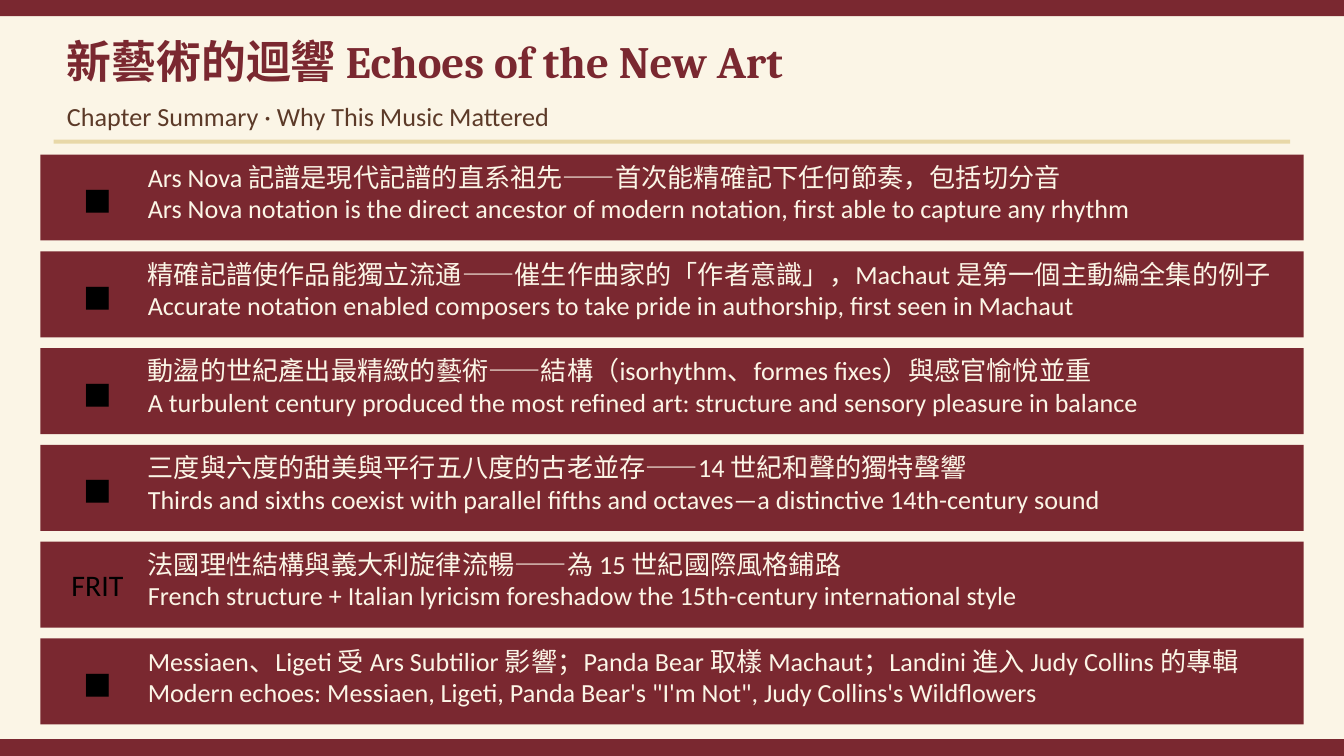
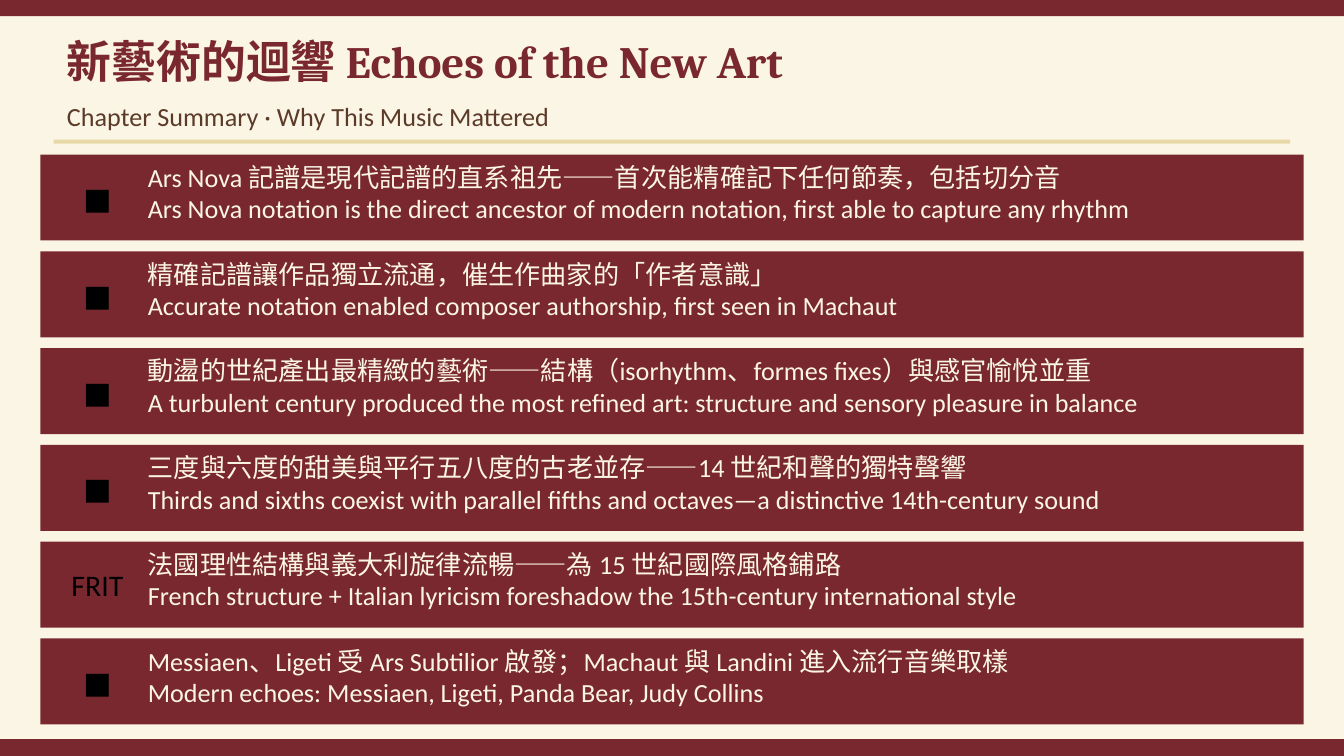
Before and after one commit to ccli-taipower/A_History_of_Western_Music, a slide deck: slide 14 of Ch06_Fourteenth_Century.pptx. Drawn at 1344x756 pixels with LibreOffice and Linux fonts; fonts in the diff are those of the drawing. Boxes give left, top, right and bottom in pixels: in the first picture for what was removed or moved away, otherwise in the second. Text is boxed around its words. In the diff, an @@ line names an element or a change of style, - is before the commit and + after.

```diff
--- a/Ch06_Fourteenth_Century.pptx
+++ b/Ch06_Fourteenth_Century.pptx
@@ text at [148,262,898,320]: text changed @@
-精確記譜使作品能獨立流通——催生作曲家的「作者意識」，Machaut 是第一個主動編全集的例子
-Accurate notation enabled composers to take pride in authorship, first seen in Machaut
+精確記譜讓作品獨立流通，催生作曲家的「作者意識」
+Accurate notation enabled composer authorship, first seen in Machaut
@@ text at [148,649,1009,707]: text changed @@
-Messiaen、Ligeti 受 Ars Subtilior 影響；Panda Bear 取樣 Machaut；Landini 進入 Judy Collins 的專輯
-Modern echoes: Messiaen, Ligeti, Panda Bear's "I'm Not", Judy Collins's Wildflowers
+Messiaen、Ligeti 受 Ars Subtilior 啟發；Machaut 與 Landini 進入流行音樂取樣
+Modern echoes: Messiaen, Ligeti, Panda Bear, Judy Collins
```
Also in this commit, not shown: 3 other slides changed, 27 other files.
